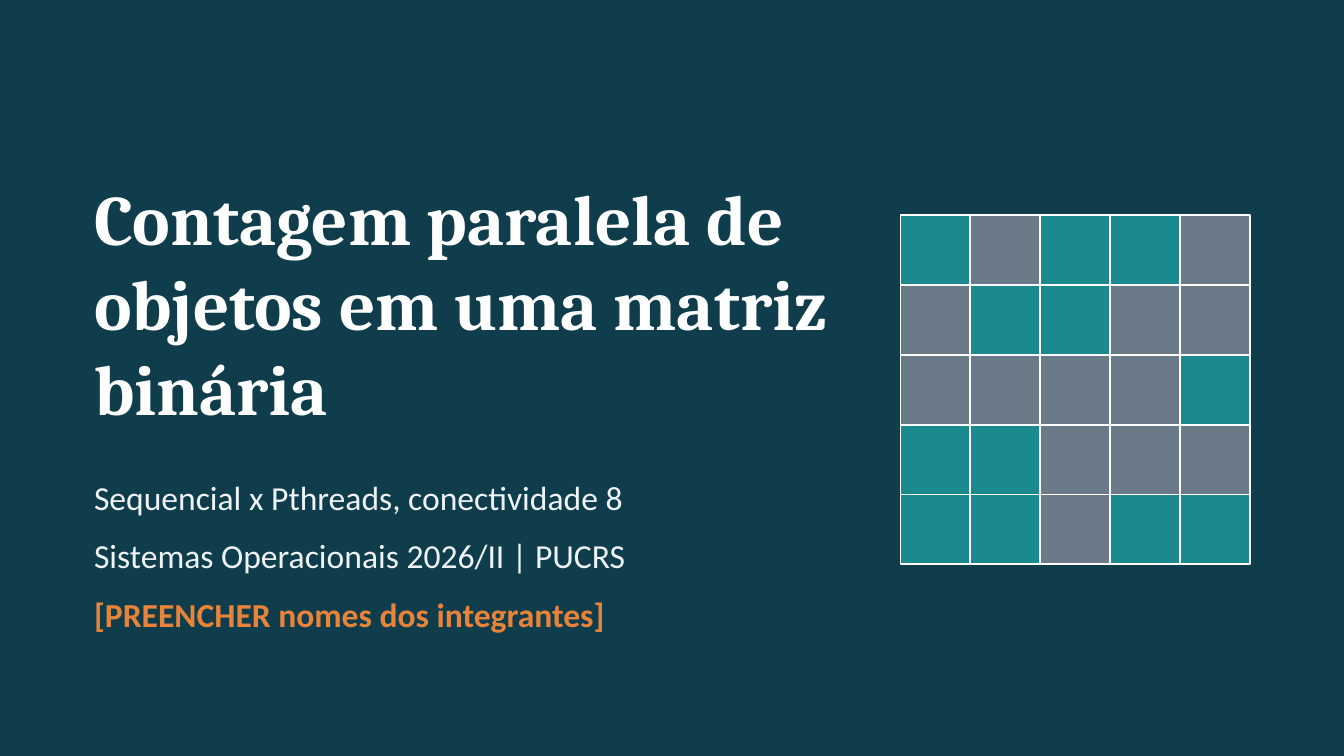
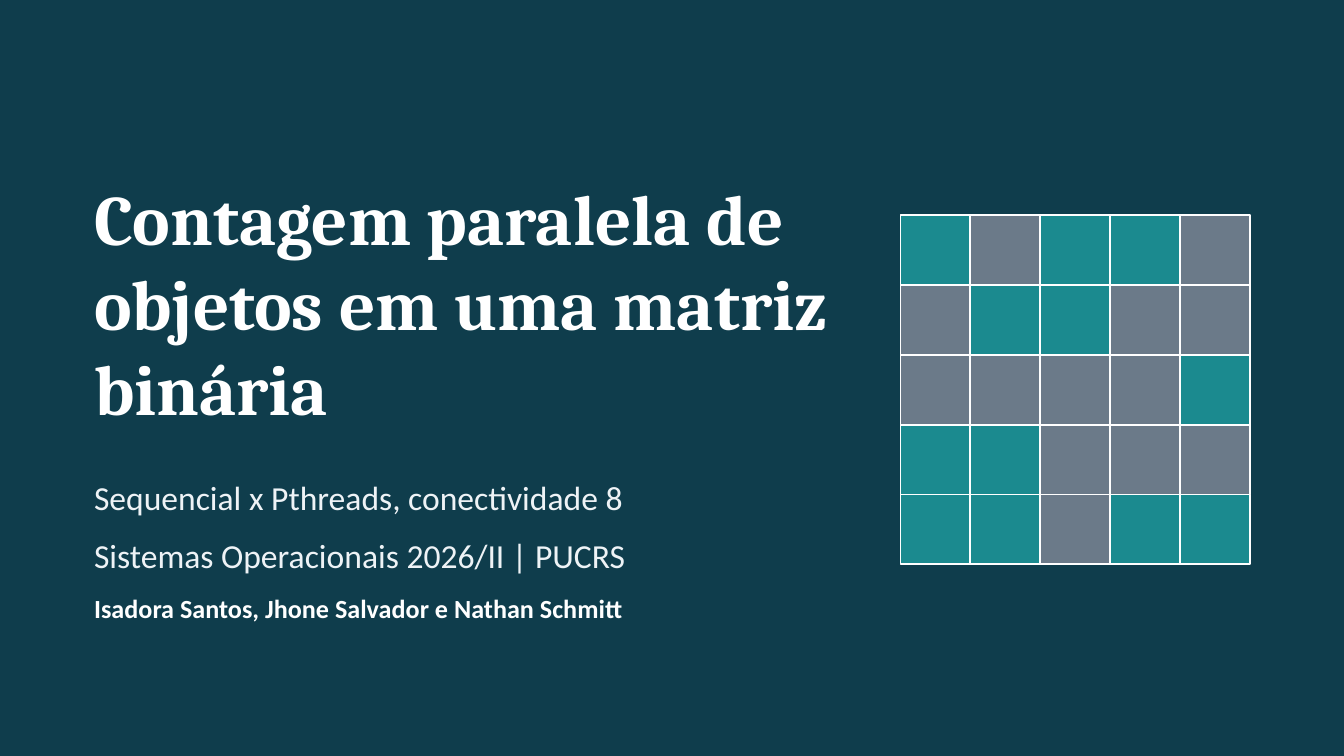
Before and after one commit to NullPointerKiller/sisop-t1, a slide deck: slide 1 of slides/apresentacao.pptx. Drawn at 1344x756 pixels with LibreOffice and Linux fonts; fonts in the diff are those of the drawing. Boxes give left, top, right and bottom in pixels: in the first picture for what was removed or moved away, otherwise in the second. Text is boxed around its words. In the diff, an @@ line names an element or a change of style, - is before the commit and + after.

```diff
--- a/slides/apresentacao.pptx
+++ b/slides/apresentacao.pptx
@@ text at (x1=94, y1=599, x2=622, y2=622): text changed; size 18 to 14 pt; text colour #E8833A to #FFFFFF @@
-[PREENCHER nomes dos integrantes]
+Isadora Santos, Jhone Salvador e Nathan Schmitt
```
Also in this commit, not shown: 1 other slide changed, 7 other files.
